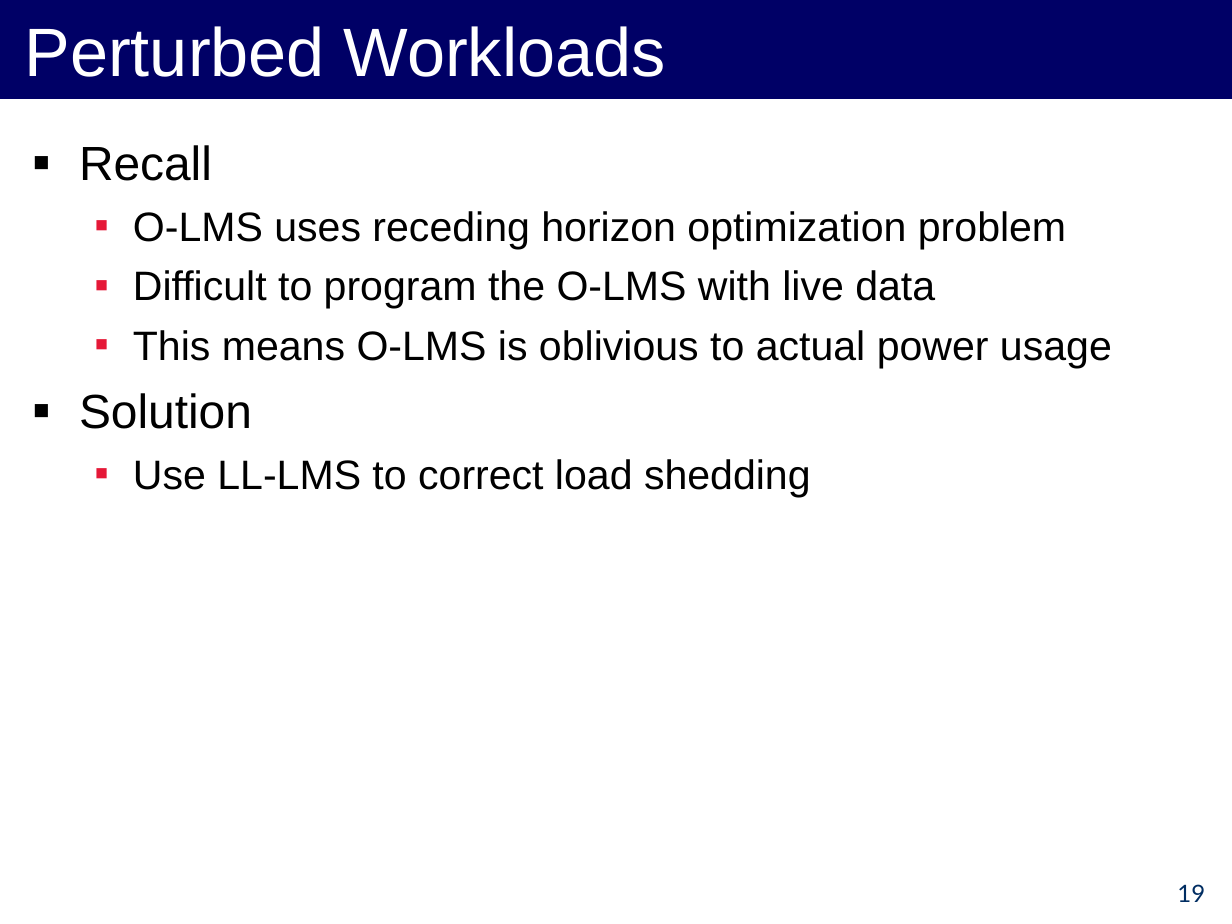
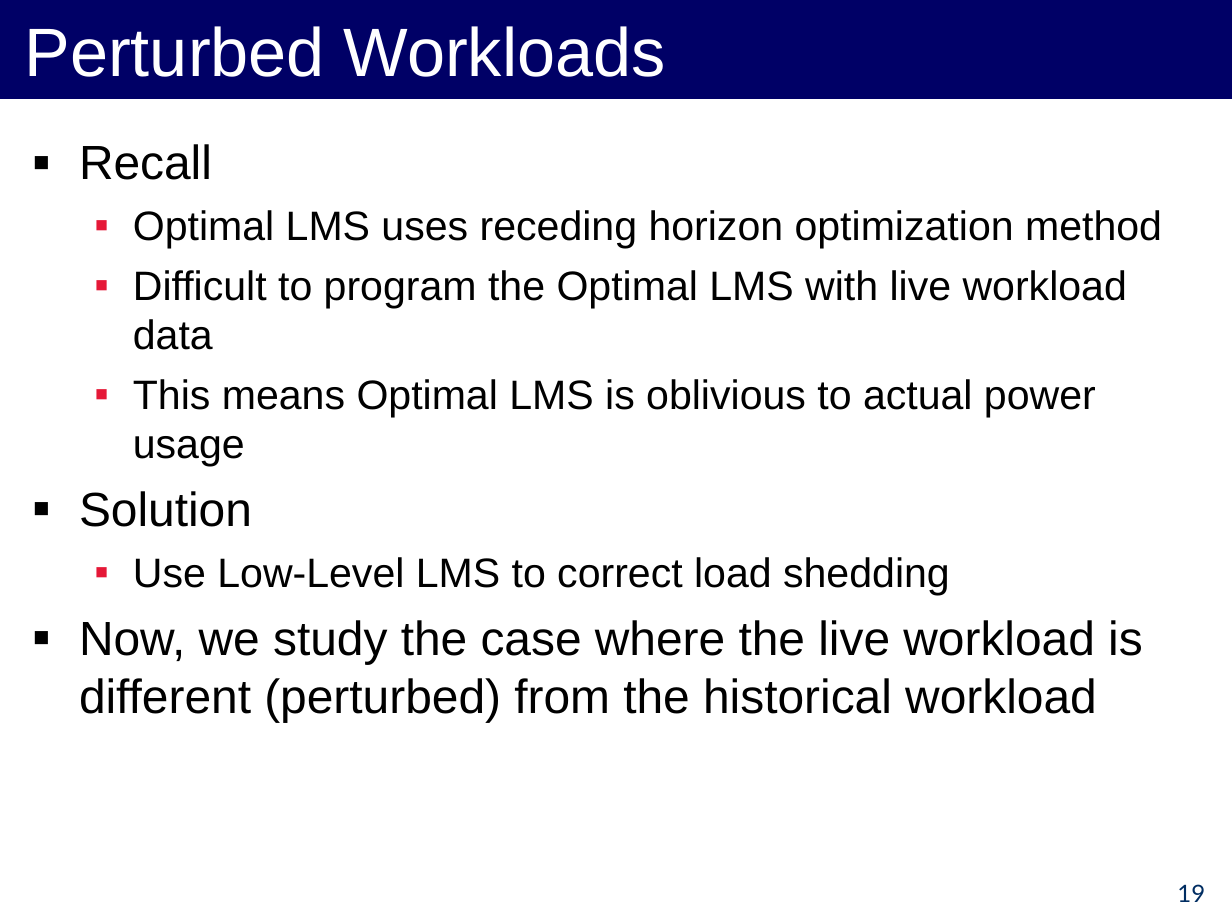
Before and after one commit to forresti/optimal_load_management, a slide deck: slide 19 of project/12-3-12_Presentation.ppt. Drawn at 1232x924 pixels with LibreOffice and Linux fonts; fonts in the diff are those of the drawing. Boxes give left, top, right and bottom in pixels: in the first picture for what was removed or moved away, otherwise in the second. Text is boxed around its words. In the diff, an @@ line names an element or a change of style, - is before the commit and + after.

```diff
--- a/project/12-3-12_Presentation.ppt
+++ b/project/12-3-12_Presentation.ppt
@@ text at (133,210,1162,466): text changed @@
-  ▪ O-LMS uses receding horizon optimization problem
-  ▪ Difficult to program the O-LMS with live data
-  ▪ This means O-LMS is oblivious to actual power usage
+  ▪ Optimal LMS uses receding horizon optimization method
+  ▪ Difficult to program the Optimal LMS with live workload data
+  ▪ This means Optimal LMS is oblivious to actual power usage
@@ text at (79,557,1143,722): text changed; size 24 to 28 pt @@
-  ▪ Use LL-LMS to correct load shedding
+  ▪ Use Low-Level LMS to correct load shedding
+▪ Now, we study the case where the live workload is different (perturbed) from the historical workload
```
Also in this commit, not shown: 13 other slides changed, 5 slides added, 6 slides removed, 7 other files.
